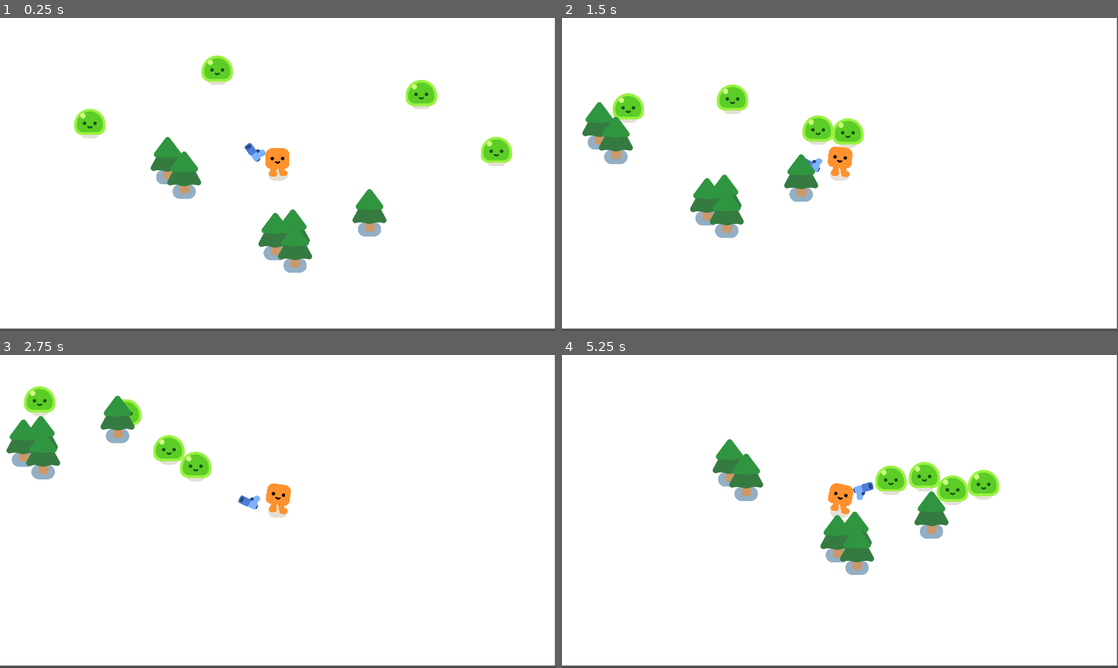
Above: before the commit, frames 1-4 (two rows, left to right).
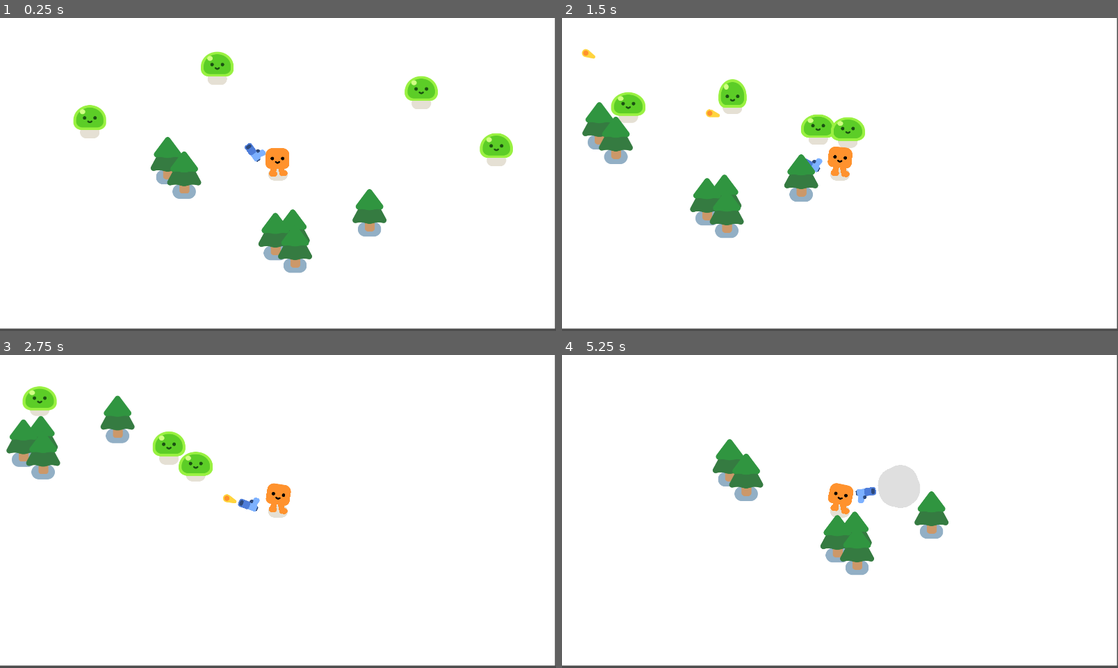
Above: after the commit, the same moments.

Repository: Snayff/godot_vampire_survivors_tutorial
Game: Godot game, scene res://game.tscn
Same seed, same stepped clock (60 frames per second), same inputs: the game is played once before the commit and once after it.
Inputs:
- Up to frame 1 (0.25 s): no input
- Up to frame 2 (1.5 s): hold D (move_right) 0.53-1.28 s; hold S (move_down) from 1.28 s (still down)
- Up to frame 3 (2.75 s): release S (move_down) at 2.03 s; hold D (move_right) from 2.03 s (still down)
- Up to frame 4 (5.25 s): release D (move_right) at 2.78 s; hold W (move_up) 2.78-3.53 s; hold A (move_left) 3.53-5.03 s; hold S (move_down) from 5.03 s (still down)

The runs differ from the first frame. In frame 1, 1.3% of the frame differs, in the area x 13-93%, y 10-47%; in frame 2, 1.1%; in frame 3, 1.0%; in frame 4, 2.2%, in the area x 52-79%, y 34-49%.
Error after the commit: Attempt to call function 'get_overlapping_bodies' in base 'null instance' on a null instance. (res://player.gd:16)

Commit message:
added damage

Diff:
--- a/mob.gd
+++ b/mob.gd
@@ -1,8 +1,25 @@
 extends CharacterBody2D
 
 @onready var player = get_node("/root/Game/Player")
+
+var health: int = 3
+
+func _ready() -> void:
+	%Slime.play_walk()
 
 func _physics_process(delta: float) -> void:
 	var direction: Vector2 = global_position.direction_to(player.global_position)
 	velocity = direction * 300.0
 	move_and_slide()
+
+func take_damage() -> void:
+	health -= 1
+	%Slime.play_hurt()
+
+	if health == 0:
+		queue_free()
+
+		const SMOKE_SCENE: PackedScene = preload("res://smoke_explosion/smoke_explosion.tscn")
+		var smoke: Node = SMOKE_SCENE.instantiate()
+		get_parent().add_child(smoke)
+		smoke.global_position = global_position
--- a/mob.tscn
+++ b/mob.tscn
@@ -14,6 +14,7 @@
 script = ExtResource("1_iqb53")
 
 [node name="Slime" parent="." instance=ExtResource("1_h5lmx")]
+unique_name_in_owner = true
 
 [node name="CollisionShape2D" type="CollisionShape2D" parent="."]
 position = Vector2(0, -26)
--- a/pistol/bullet.tscn
+++ b/pistol/bullet.tscn
@@ -7,6 +7,7 @@
 radius = 13.0
 
 [node name="Bullet" type="Area2D"]
+top_level = true
 collision_layer = 0
 collision_mask = 3
 script = ExtResource("1_06j5i")
--- a/pistol/gun.gd
+++ b/pistol/gun.gd
@@ -9,4 +9,10 @@
 func shoot() -> void:
 	const BULLET: PackedScene = preload("res://pistol/bullet.tscn")
 	var new_bullet: Node = BULLET.instantiate()
-	new_bullet
+	new_bullet.global_position = %ShootingPoint.global_position
+	new_bullet.global_rotation = %ShootingPoint.global_rotation
+	%ShootingPoint.add_child(new_bullet)
+
+
+func _on_timer_timeout() -> void:
+	shoot()
--- a/pistol/gun.tscn
+++ b/pistol/gun.tscn
@@ -22,4 +22,11 @@
 texture = ExtResource("1_wso2c")
 
 [node name="ShootingPoint" type="Marker2D" parent="WeaponPivot/Pistol"]
+unique_name_in_owner = true
 position = Vector2(26.1085, -11.4788)
+
+[node name="Timer" type="Timer" parent="."]
+wait_time = 0.3
+autostart = true
+
+[connection signal="timeout" from="Timer" to="." method="_on_timer_timeout"]
--- a/player.gd
+++ b/player.gd
@@ -1,4 +1,6 @@
 extends CharacterBody2D
+
+var health: float = 100.0
 
 func _physics_process(delta: float) -> void:
 	var direction: Vector2 = Input.get_vector("move_left", "move_right", "move_up", "move_down")
@@ -9,3 +11,11 @@
 		%HappyBoo.play_walk_animation()
 	else:
 		%HappyBoo.play_idle_animation()
+
+	const DAMAGE_RATE: float = 5.0
+	var overlapping_mobs: Array[Node2D] = %HurtBox.get_overlapping_bodies()
+	if overlapping_mobs.size() > 0:
+		health -= overlapping_mobs.size() * DAMAGE_RATE * delta
+
+		if health <= 0.0:
+			pass
--- a/player.tscn
+++ b/player.tscn
@@ -6,6 +6,9 @@
 
 [sub_resource type="CircleShape2D" id="CircleShape2D_0325x"]
 radius = 29.0172
+
+[sub_resource type="CircleShape2D" id="CircleShape2D_rjhck"]
+radius = 38.2099
 
 [node name="Player" type="CharacterBody2D"]
 platform_on_leave = 2
@@ -22,3 +25,11 @@
 
 [node name="Gun" parent="." instance=ExtResource("3_5iygw")]
 position = Vector2(-1, -20)
+
+[node name="HurtBox" type="Area2D" parent="."]
+collision_layer = 0
+collision_mask = 2
+
+[node name="CollisionShape2D" type="CollisionShape2D" parent="HurtBox"]
+shape = SubResource("CircleShape2D_rjhck")
+debug_color = Color(0.778335, 0.169062, 0.217037, 0.42)
Not shown: 1 places in player.tscn that only renumber resources
